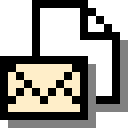
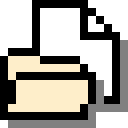
Revision of a layered (128, 128) image; what changed, layer by layer:
added layer "Layer 2" above "Layer 1" over (8, 48, 104, 104)
hid "Layer 1" over (8, 56, 96, 104)
